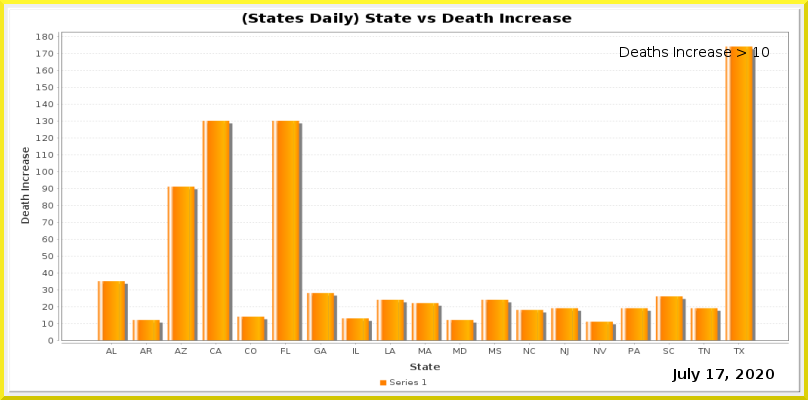
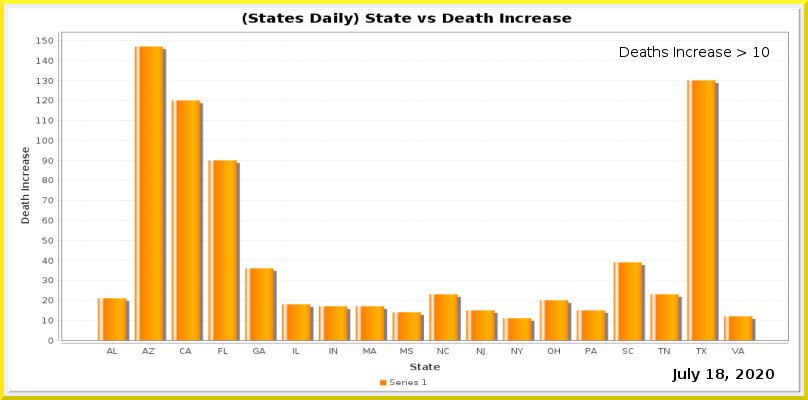
Comparing the layer stacks of the two 808 × 400 images. Changes:
painted on "Current Date" over [716, 369, 724, 379]
painted on "Date_vs_TestIncrease.png" over [36, 33, 789, 356]
